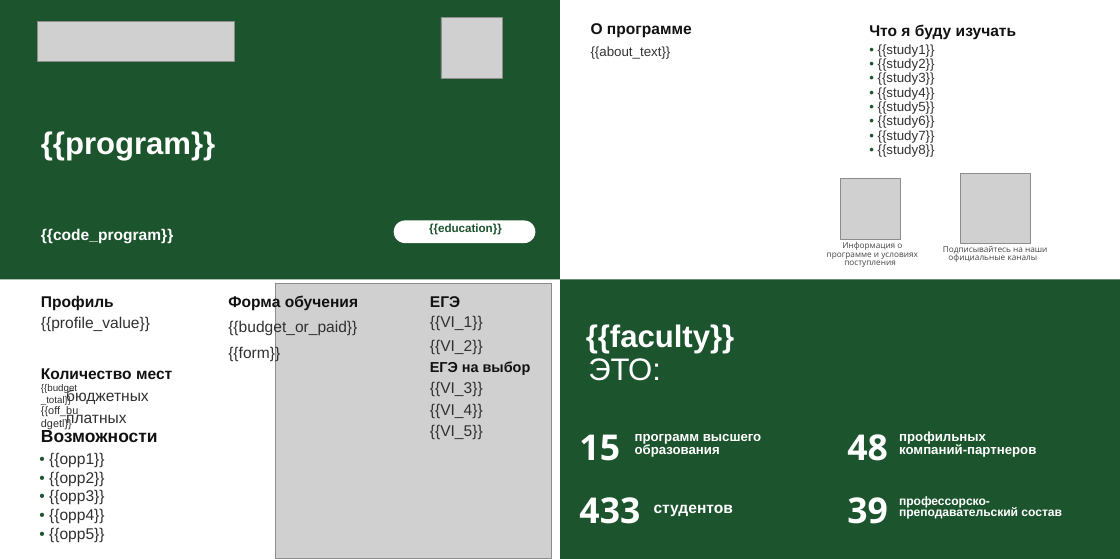
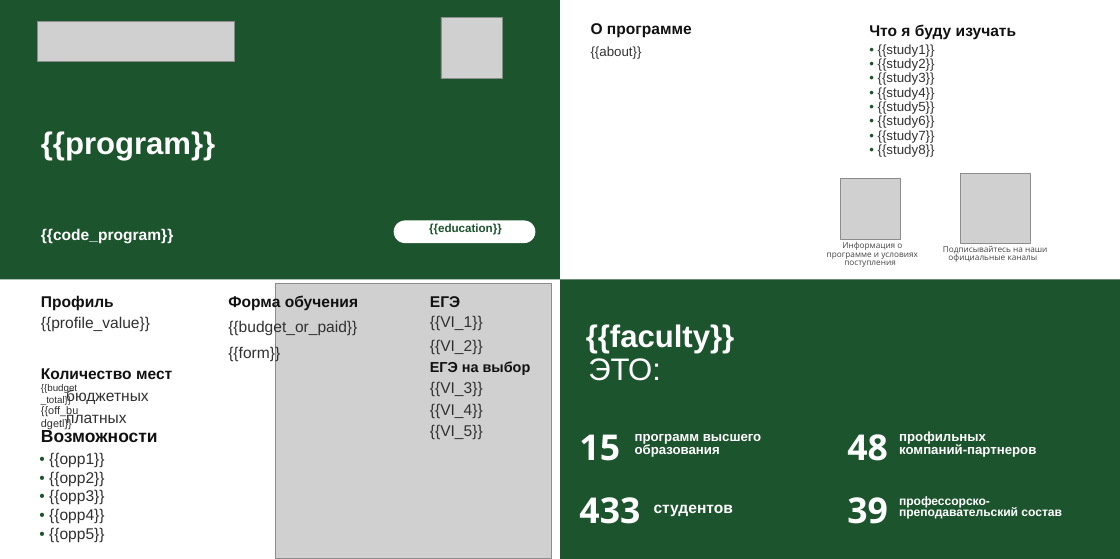
Before and after one commit to meshkovaalisa/Generator_PDF, a slide deck: slide 1 of static/templates/Военный учебный центр.odp. Drawn at 1120x559 pixels with LibreOffice and Linux fonts; fonts in the diff are those of the drawing; grey boxes stand for pictures. Boxes give left, top, right and bottom in pixels: in the first picture for what was removed or moved away, otherwise in the second. Text is boxed around its words. In the diff, an @@ line names an element or a change of style, - is before the commit and + after.

```diff
--- a/static/templates/Военный учебный центр.odp
+++ b/static/templates/Военный учебный центр.odp
@@ text at [591,46,642,59]: text changed @@
-{{about_text}}
+{{about}}
```
Also in this commit, not shown: 15 other files.
